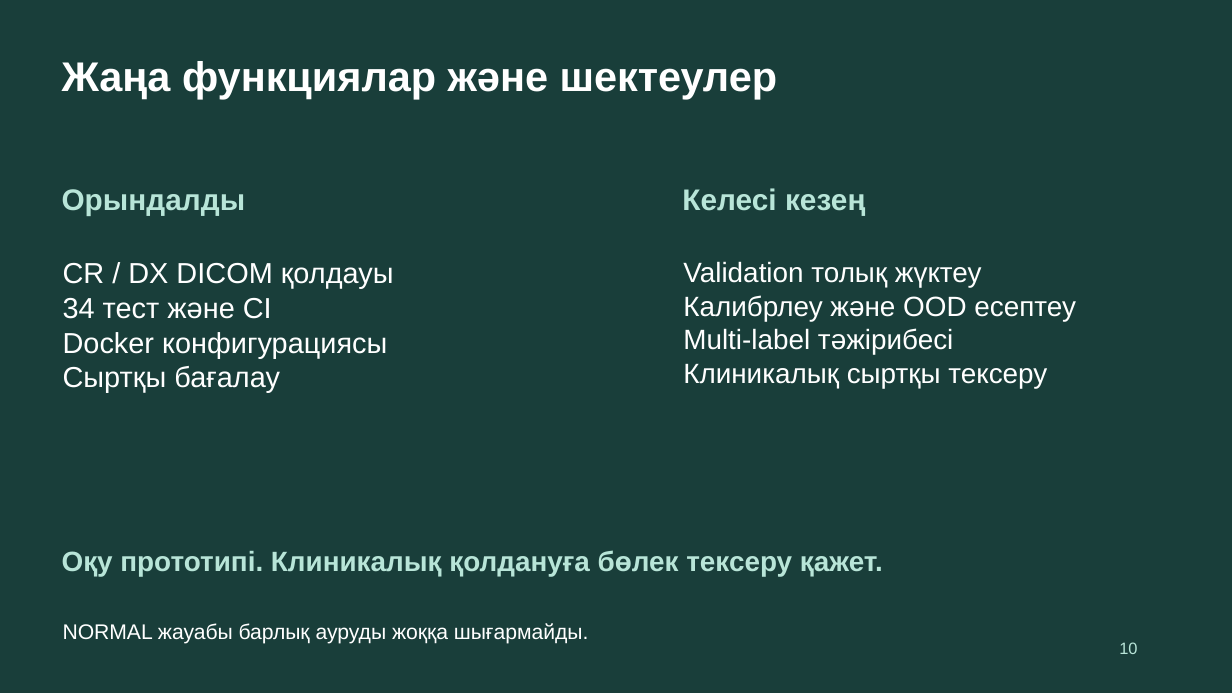
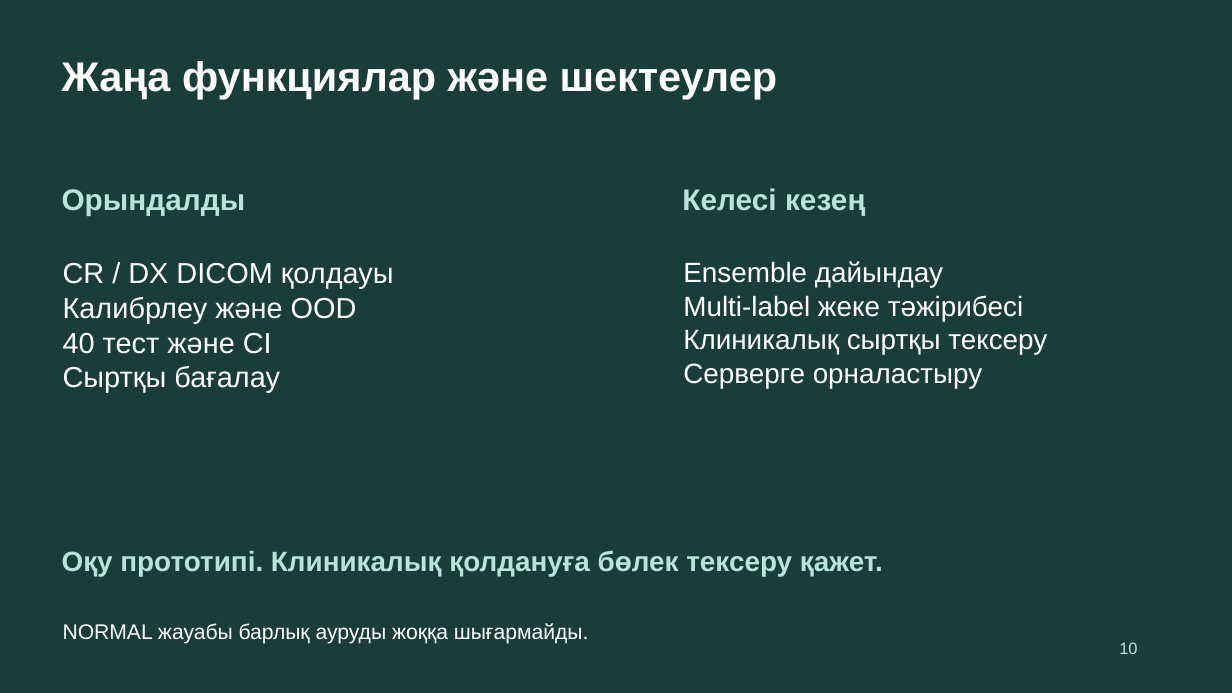
Before and after one commit to 5kairosh/Tynys, a slide deck: slide 10 of presentation/tynys_project_12slides_kz.pptx. Drawn at 1232x693 pixels with LibreOffice and Linux fonts; fonts in the diff are those of the drawing. Boxes give left, top, right and bottom in pixels: in the first picture for what was removed or moved away, otherwise in the second. Text is boxed around its words. In the diff, an @@ line names an element or a change of style, - is before the commit and + after.

Commit message:
feat(calibration): fit full validation temperatures OOD and refresh measured evidence

```diff
--- a/presentation/tynys_project_12slides_kz.pptx
+++ b/presentation/tynys_project_12slides_kz.pptx
@@ text at (x1=683, y1=261, x2=1023, y2=321): text changed @@
-Validation толық жүктеу
-Калибрлеу және OOD есептеу
-Multi-label тәжірибесі
+Ensemble дайындау
+Multi-label жеке тәжірибесі
@@ text at (x1=63, y1=297, x2=357, y2=354): text changed @@
-34 тест және CI
-Docker конфигурациясы
+Калибрлеу және OOD
+40 тест және CI
@@ text at (x1=683, y1=363, x2=982, y2=388): paragraph added @@
+Серверге орналастыру
```
Also in this commit, not shown: 5 other slides changed, 31 other files.
